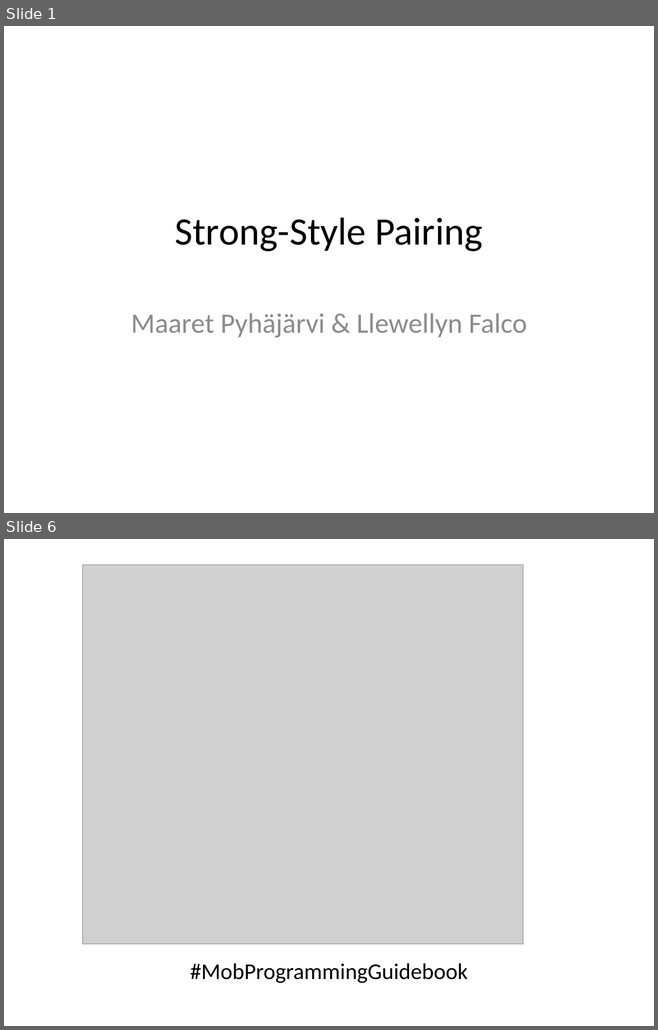
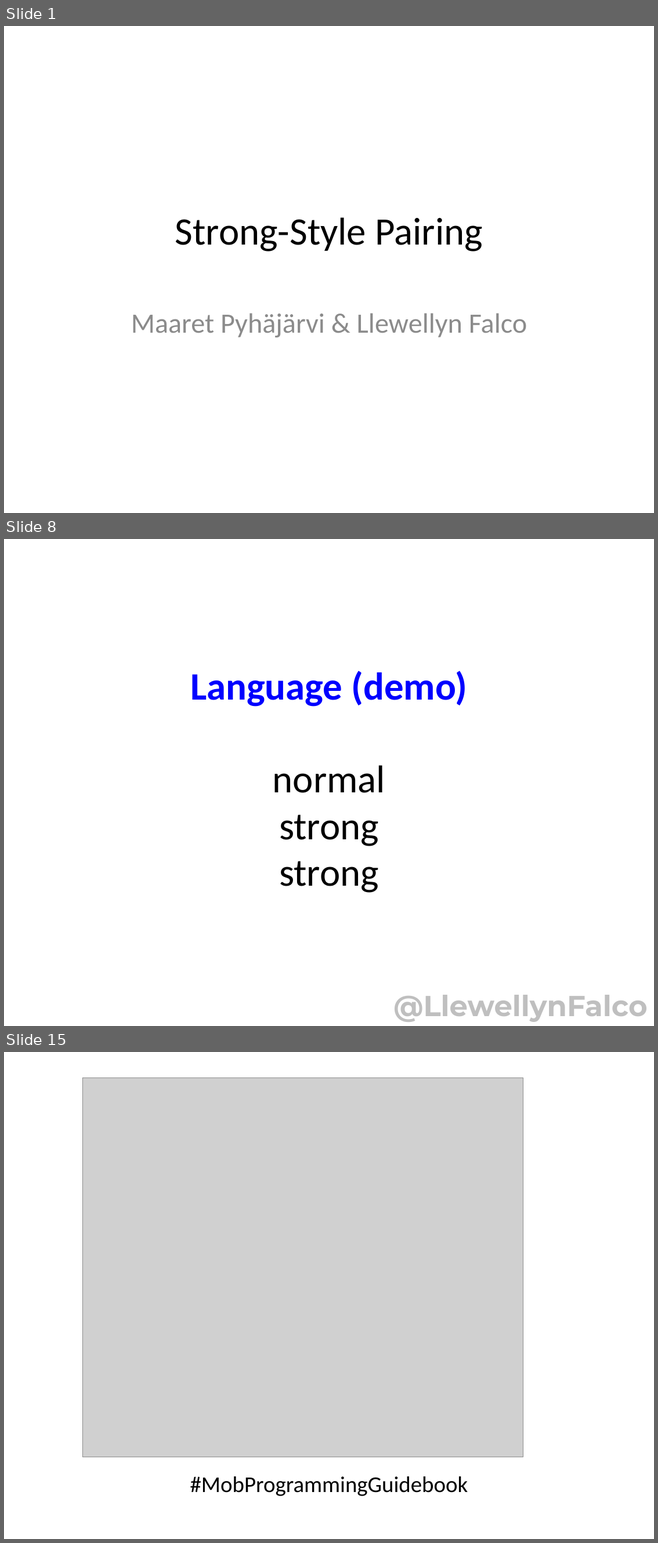
Before and after one commit to isidore/StrongStylePairingTalk, a slide deck: StrongStylePairing.pptx. Shown one above the other, each under a label of ours: slides 1 and 6 before the commit, slides 1, 8 and 15 after it; the slides between them are not shown. The pictures are 658x1030 and 658x1543 pixels, drawn with LibreOffice and Linux fonts; fonts in the diff are those of the drawing; grey boxes stand for pictures. Boxes give left, top, right and bottom in pixels: in the first picture for what was removed or moved away, otherwise in the second. Text is boxed around its words. In the diff, an @@ line names an element or a change of style, - is before the commit and + after.

```diff
--- a/StrongStylePairing.pptx
+++ b/StrongStylePairing.pptx
@@ slide 8 added at (4, 539, 654, 1026), background #FFFFFF @@
@@ title added at (190, 671, 467, 893), 43 pt, text #000000 @@
+Language (demo)
+normal
+strong
+strong
@@ text added at (393, 995, 647, 1022), 32 pt, text #BFBFBF, bold @@
+@LlewellynFalco
@@ what was slide 6 is now slide 15 @@
```
Also in this commit, not shown: 1 slide changed, 11 other slides added, 3 slides removed.
